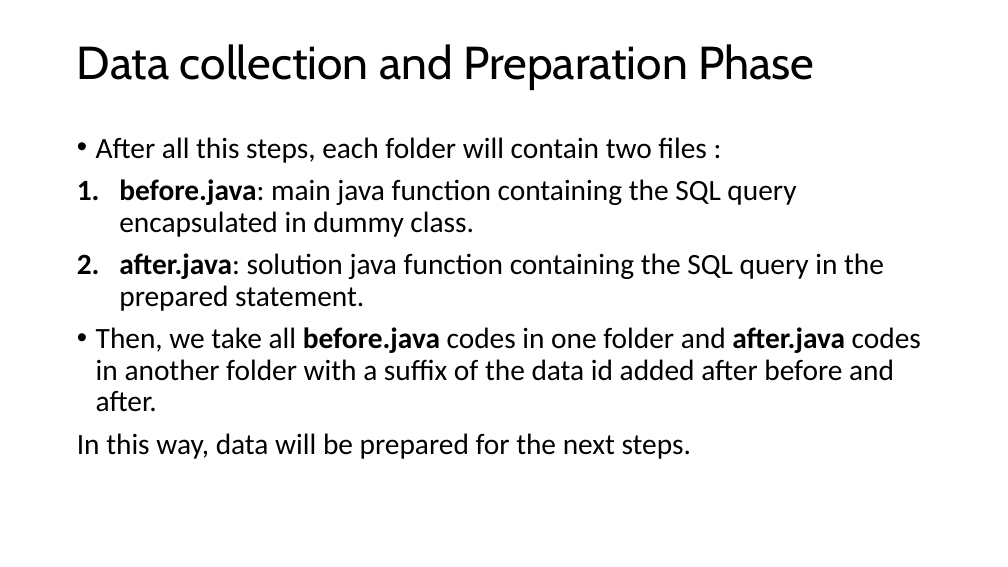
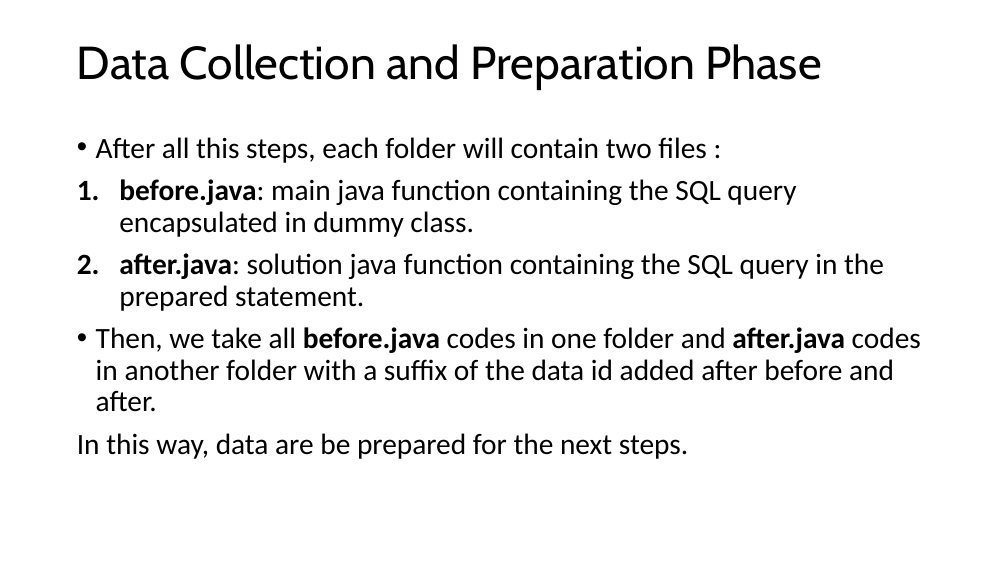
Before and after one commit to lsiddiqsunny/Undergraduate-Thesis, a slide deck: slide 16 of Presentation/1505065_1505069.pptx (slide 25 before the commit). Drawn at 1008x567 pixels with LibreOffice and Linux fonts; fonts in the diff are those of the drawing. Boxes give left, top, right and bottom in pixels: in the first picture for what was removed or moved away, otherwise in the second. Text is boxed around its words. In the diff, an @@ line names an element or a change of style, - is before the commit and + after.

```diff
--- a/Presentation/1505065_1505069.pptx
+++ b/Presentation/1505065_1505069.pptx
@@ title at (77, 44, 821, 89): text changed @@
-Data collection and Preparation Phase
+Data Collection and Preparation Phase
@@ text at (77, 433, 688, 459): text changed @@
-In this way, data will be prepared for the next steps.
+In this way, data are be prepared for the next steps.
```
Also in this commit, not shown: 3 other slides changed, 1 slide added, 11 slides removed, 16 other files.
